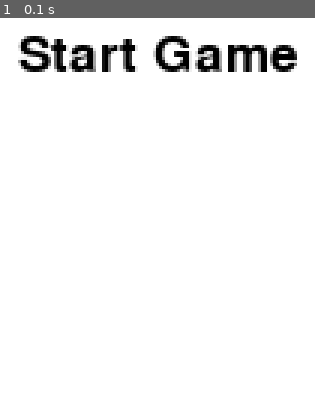
Above: before the commit, frame 1.
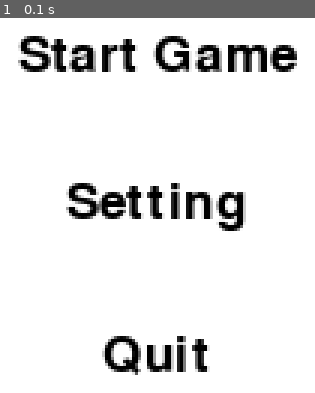
Above: after the commit, the same moment.

Repository: hauuto/Whack-a-mole
Game: pygame game, started from Whack-a-mole/main.py
The game is run twice, just before and just after one commit, with the same random seed, the same clock (stepped at 60 frames per second) and the same inputs.
Inputs:
- Up to frame 1 (0.1 s): no input

The runs differ from the first frame. In frame 1, 5.2% of the frame differs, in the area x 20-79%, y 44-96%.

Commit message:
feat: each mole have different color && each mole can't overlap each others

Diff:
--- a/Whack-a-mole/Whack-a-mole.py
+++ b/Whack-a-mole/Whack-a-mole.py
@@ -15,11 +15,12 @@
 screen = display.set_mode(screen_size)
 display.set_caption("Whack-a-mole")
 
-mole = Mole()
+mole1 = Mole(color=(255,255,255))
 shovel = Shovel()
+mole2 = Mole(color=(255,255,200))
 
-all_sprites = Group(mole, shovel)
-moles = [mole]
+moles = [mole1]
+all_sprites = Group(moles, shovel)
 screen.fill(Color("white"))
 all_sprites.draw(screen)
 display.update()
@@ -30,15 +31,16 @@
 
 
 #move mole
+delay = 1000
 MOVE_MOLE = USEREVENT + 1
-time.set_timer(MOVE_MOLE, 1000)
+time.set_timer(MOVE_MOLE, delay)
 
 
 #count hit
 hits = 0
 
 #text
-f = font.Font(None, 25)
+f = font.Font(None, screen_width*screen_height//10000)
 
 # Game loop
 while True:
@@ -48,21 +50,26 @@
         sys.exit()
 
     if (ev.type == MOUSEBUTTONDOWN):
-        if shovel.rect.colliderect(mole.rect):
-            mole.flee()
-            hit_sound.play()
-            hits+=1
-            if hits % 5 ==0:
-                new_mole = Mole()
-                moles.append(new_mole)
-                all_sprites.add(new_mole)
+        for mole in moles:
+            if shovel.rect.colliderect(mole.rect):
+                mole.flee(moles)
+                hit_sound.play()
+                hits += 1
+                time.set_timer(MOVE_MOLE, delay)
+                if hits % 20 ==0:
+                    new_mole = Mole(color=(randint(0,255),randint(0,255),randint(0,255)))
+                    moles.append(new_mole)
+                    all_sprites.add(new_mole)
 
     if (ev.type == MOVE_MOLE):
         for mole in moles:
-            mole.flee()
+            mole.flee(moles)
 
 
     screen.fill(Color("white"))
+    screen.blit(f.render("Hits = " + str(hits), False, (0,0,0)), (screen_width//2, 0))
+
     all_sprites.update()
     all_sprites.draw(screen)
+    screen.blit(shovel.image, shovel.rect)
     display.update()
--- a/Whack-a-mole/main.py
+++ b/Whack-a-mole/main.py
@@ -5,15 +5,37 @@
 
 
 pygame.init()
+pygame.font.init()
+
+
 screen = pygame.display.set_mode(screen_size)
+display.set_caption("Main Menu")
+
 
 f = pygame.font.Font(None, 25)
+title = pygame.font.Font()
 while True:
 
     screen.fill(Color("white"))
+    #
+    start_game_text = f.render("Start Game", True, (0, 0, 0))
+    text_rect = start_game_text.get_rect(center = screen.get_rect().center)
+    screen.blit(start_game_text, text_rect)
+    #
 
-    text = f.render("Start Game", True, (0, 0, 0))
-    text_rect = text.get_rect(center = screen.get_rect().center)
-    screen.blit(text, text_rect)
+    #
+    setting_text = f.render("Setting", True, (0, 0, 0))
+    text_rect = setting_text.get_rect(center = (screen.get_rect().centerx, screen.get_rect().centery + 50))
+    screen.blit(setting_text, text_rect)
+    #
+
+    #
+    quit_text = f.render("Quit", True, (0, 0, 0))
+    text_rect = quit_text.get_rect(center = (screen.get_rect().centerx, screen.get_rect().centery + 100))
+    screen.blit(quit_text, text_rect)
+    #
 
     pygame.display.update()
+    if pygame.event.get(pygame.QUIT):
+        pygame.quit()
+        sys.exit()
--- a/Whack-a-mole/sprites.py
+++ b/Whack-a-mole/sprites.py
@@ -3,18 +3,23 @@
 from numpy.random import randint
 
 from settings import *
-
+import pygame
 class Mole(Sprite):
-    def __init__(self):
+    def __init__(self, color=(0,0,0)):
         Sprite.__init__(self)
-        self.image = image.load("../assets/images/mole.gif")
+        self.image = image.load("../assets/images/mole.gif").convert_alpha()
+        self.image.set_colorkey((255,255,255))
+        self.image.fill(color,special_flags=pygame.BLEND_MULT)
         self.rect = self.image.get_rect()
 
 
-    def flee(self):
-        randX = randint(100, screen_width-100)
-        randY = randint(100, screen_height-100)
-        self.rect.center = (randX,randY)
+    def flee(self, other_moles):
+        while True:
+            randX = randint(100, screen_width - self.rect.width - 100)
+            randY = randint(100, screen_height - self.rect.height - 100)
+            self.rect.center = (randX,randY)
+            if not any(self.rect.colliderect(mole.rect) for mole in other_moles if mole != self):
+                break
 
 
 
